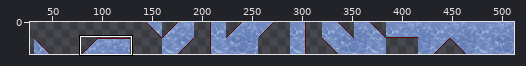
Sprite sheet -- data/images/voxels/diamond.png. The picture above shows the old version from afar; the outline marks the close-up.
Close-up. Earlier state:
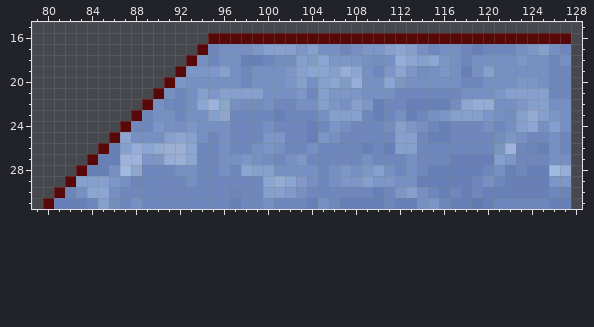
The file is 512x32 pixels. Colours within 5 levels of each other are drawn and written as one. Shown: x 79..128, y 15..31. The wide view leaves out empty margins. The commit also changed other parts of the picture, which this record leaves out.
After:
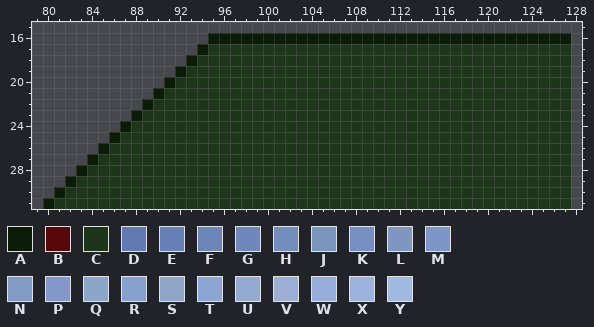
Palette (. is transparent): A #0b1c07  B #580808  C #1d3518  D #617ab2  E #6780b8  F #6c86b7  G #6e87bd  H #738dbd  J #7995bc  K #7690c3  L #7f96c1  M #7c96c7  N #819cc4  P #8298cb  Q #8aa6c8  R #85a0cd  S #90a6c9  T #8ba6d3  U #94abd2  V #9aafd3  W #96adda  X #9db3de  Y #a1bae2
Diff:
@@ x 79..128 @@
 15 ..................................................
-16 ................BBBBBBBBBBBBBBBBBBBBBBBBBBBBBBBBB.
-17 ...............BGKKKMRRRMRKKGKMMRTRKGKKGEGGGKMRKG.
-18 ..............BKGKKEEGHHRNTMMMKHKWTRTMKGKKKKMKKGK.
-19 .............BMMMRKGKKKMRTTRWTKGMTMHKMKEKRKKKKKGG.
-20 ............BMKKKKKGKKKMRKRTNWKKTLKKKKKGGKKKMMKGG.
-21 ...........BKGKRMRRRRKKKMGRMMMKKKGGGGGGKKKMRRRRGG.
-22 ..........BKGGKTXQKHHKGGKKRMKRMEGGEEEEHTWUKKMRRKK.
-23 .........BGKKGKKRSGGGGEGGGKRRRGEGKEGKMRRRMKHRURMK.
-24 ........BGGMKKMKKKGGGKGGGEGMKGGGHRMKGEGGGKGKRTKRK.
-25 .......BTKKKRTRKGKGGGMMGGEMKGGGGGRRGEEGGGGHMKGGKG.
-26 ......BERWTUVVTGGKGGKMKGGKGGGGEGERRGGGGGGGJXGFEKG.
-27 .....BEEXXMLWVTGGKKMKHGKMGGGGGKGGGKGGGEEEERMGGGKK.
-28 ....BEEKYSGGGKKGGKGTRRKKKKGKMKMRKGKGEEEEEGKEGEEYW.
-29 ...BRRRMKFGGGGKGGGGGGTUTPKGKMMRMMKKEEEEEGKGEEEEMM.
-30 ..BFKTTKGGGGGGGGGGFGGRRPKGGGGGGEGMRKGEGEGEEEEEEGF.
-31 .BEEEGRHGKGGGGGGGGEGGKGGGEKGEEEEGEEKMGEEDEGGGGGEE.
+16 ................AAAAAAAAAAAAAAAAAAAAAAAAAAAAAAAAA.
+17 ...............ACCCCCCCCCCCCCCCCCCCCCCCCCCCCCCCCC.
+18 ..............ACCCCCCCCCCCCCCCCCCCCCCCCCCCCCCCCCC.
+19 .............ACCCCCCCCCCCCCCCCCCCCCCCCCCCCCCCCCCC.
+20 ............ACCCCCCCCCCCCCCCCCCCCCCCCCCCCCCCCCCCC.
+21 ...........ACCCCCCCCCCCCCCCCCCCCCCCCCCCCCCCCCCCCC.
+22 ..........ACCCCCCCCCCCCCCCCCCCCCCCCCCCCCCCCCCCCCC.
+23 .........ACCCCCCCCCCCCCCCCCCCCCCCCCCCCCCCCCCCCCCC.
+24 ........ACCCCCCCCCCCCCCCCCCCCCCCCCCCCCCCCCCCCCCCC.
+25 .......ACCCCCCCCCCCCCCCCCCCCCCCCCCCCCCCCCCCCCCCCC.
+26 ......ACCCCCCCCCCCCCCCCCCCCCCCCCCCCCCCCCCCCCCCCCC.
+27 .....ACCCCCCCCCCCCCCCCCCCCCCCCCCCCCCCCCCCCCCCCCCC.
+28 ....ACCCCCCCCCCCCCCCCCCCCCCCCCCCCCCCCCCCCCCCCCCCC.
+29 ...ACCCCCCCCCCCCCCCCCCCCCCCCCCCCCCCCCCCCCCCCCCCCC.
+30 ..ACCCCCCCCCCCCCCCCCCCCCCCCCCCCCCCCCCCCCCCCCCCCCC.
+31 .ACCCCCCCCCCCCCCCCCCCCCCCCCCCCCCCCCCCCCCCCCCCCCCC.
Where, in picture pixels (left, top, right, bottom), the same in both close-ups:
changed: (43, 33, 571, 209)
